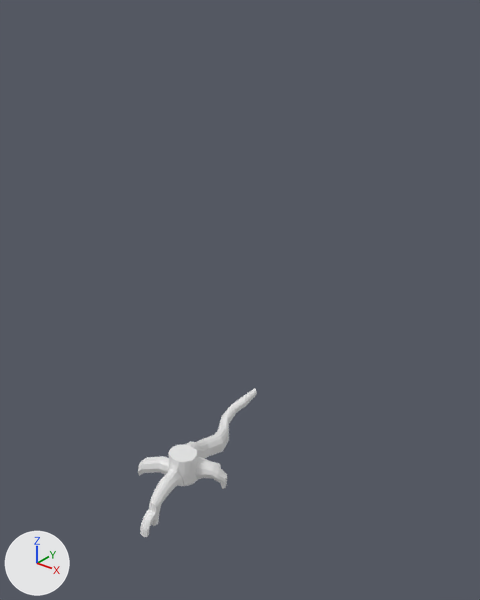
A saved change to the FBX model Assets/Models/Buildings/arvore_alden_ring_moment.fbx.
The view is the same before and after, from a 50 mm camera at (1020.0, -1030.0, 1237.0) aimed at (49.0, 184.0, 484.0). Arrows for +X, +Y and +Z are at lower left; the lights stay in place. Where no turn or scale is listed for an object, it has been applied to the vertices.
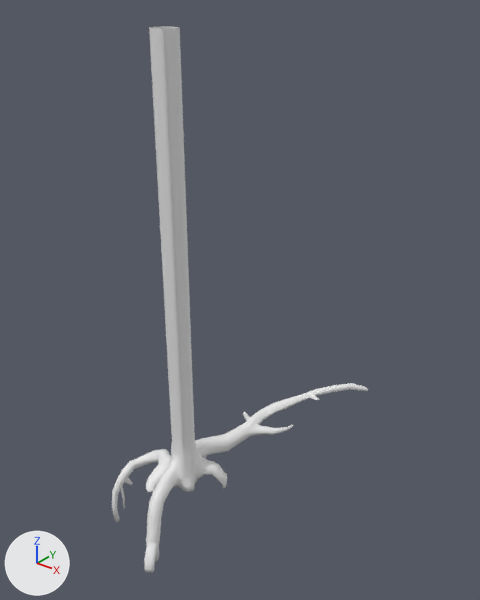
Pixel boxes (x1, y1, x2, y2) of what changed, in the pictures (480 x 600 px):
'tronco', added: after (149, 26, 194, 443)
'raizes', added: after (112, 383, 368, 573)
'Cylinder', deleted: before (138, 388, 257, 537)

The change, as a list of edits to the scene's bpy script:
```text
Add me_cylinder_1:
    me_cylinder_1.from_pydata(...)  # 1300 vertices, 1298 faces; spans x -191.0..254.0, y -222.0..563.0, z -175.0..146.0
Add me_cylinder_002:
    me_cylinder_002.from_pydata(...)  # 896 vertices, 640 faces; spans x -30.0..41.0, y -31.0..29.0, z 111.0..1111.0
Remove ob_cylinder:
    ob_cylinder = bpy.data.objects.new('Cylinder', me_cylinder)
    ob_cylinder.location = (0.0, 0.0, 40.0)
Add ob_raizes:
    ob_raizes = bpy.data.objects.new('raizes', me_cylinder_1)
    ob_raizes.location = (0.0, 0.0, 0.0)
Add ob_tronco:
    ob_tronco = bpy.data.objects.new('tronco', me_cylinder_002)
    ob_tronco.location = (0.0, 0.0, 35.0)
```
